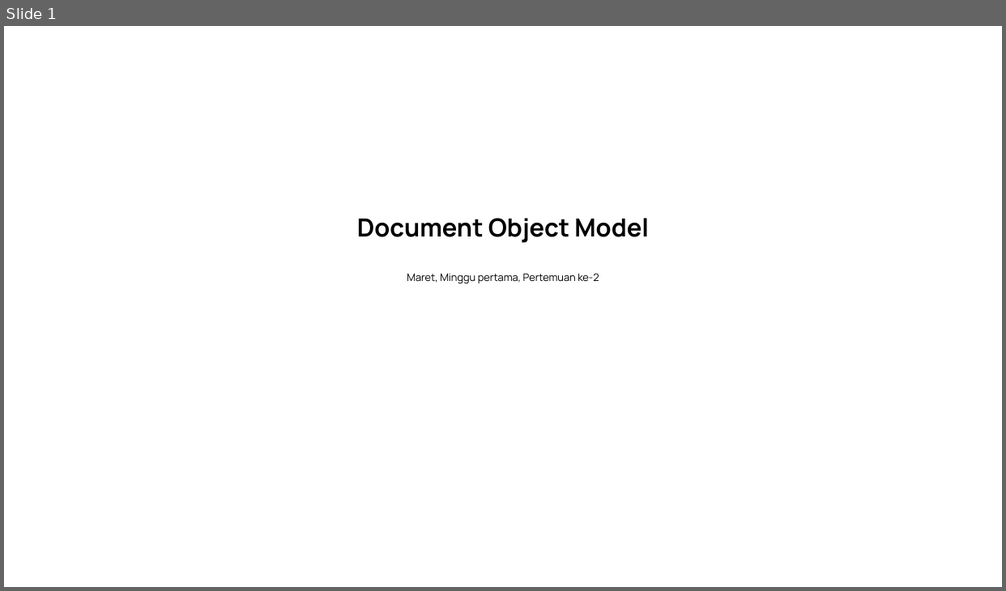
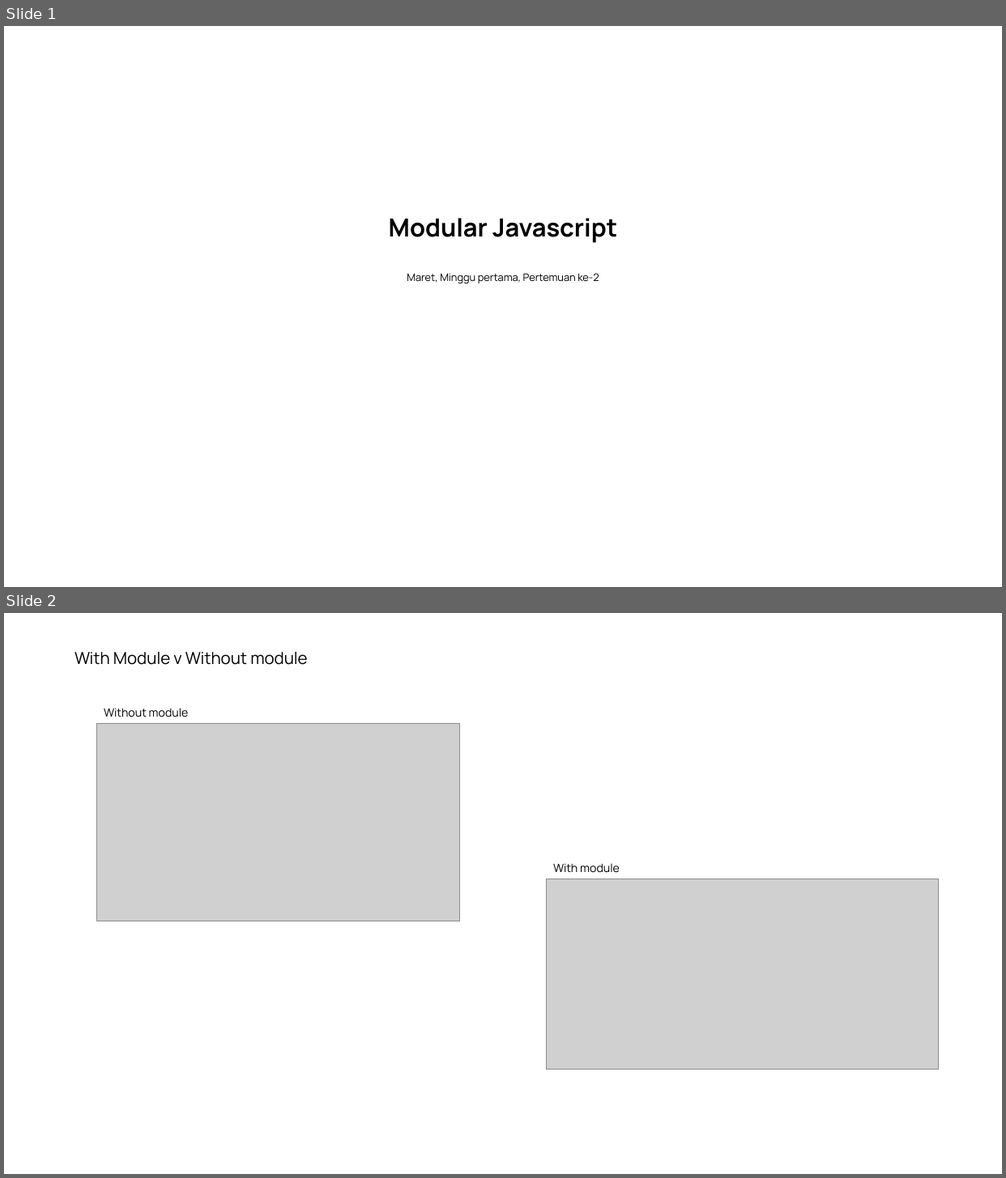
Before and after one commit to saddam-satria/learning-material, a slide deck: march/week-1/meeting-3/PPT.pptx. Shown one above the other, each under a label of ours: slide 1 before the commit, slides 1 and 2 after it. The pictures are 1006x591 and 1006x1178 pixels, drawn with LibreOffice and Linux fonts; fonts in the diff are those of the drawing; grey boxes stand for pictures. Boxes give left, top, right and bottom in pixels: in the first picture for what was removed or moved away, otherwise in the second. Text is boxed around its words. In the diff, an @@ line names an element or a change of style, - is before the commit and + after.

```diff
--- a/march/week-1/meeting-3/PPT.pptx
+++ b/march/week-1/meeting-3/PPT.pptx
@@ slide 2 added at (4,613,1002,1174), background #FFFFFF @@
@@ text added at (74,652,307,665), 16 pt, text #000000 @@
+With Module v Without module
@@ text added at (104,708,189,717), 11 pt, text #000000 @@
+Without module
@@ picture added at (97,723,461,922) @@
@@ picture added at (546,879,938,1070) @@
@@ text added at (553,863,620,873), 11 pt, text #000000 @@
+With module
@@ slide 1 changed as well @@
@@ text at (389,218,617,243): text changed @@
-Document Object Model
+Modular Javascript
```
Also in this commit, not shown: 3 other slides added, 7 slides removed, 9 other files.
